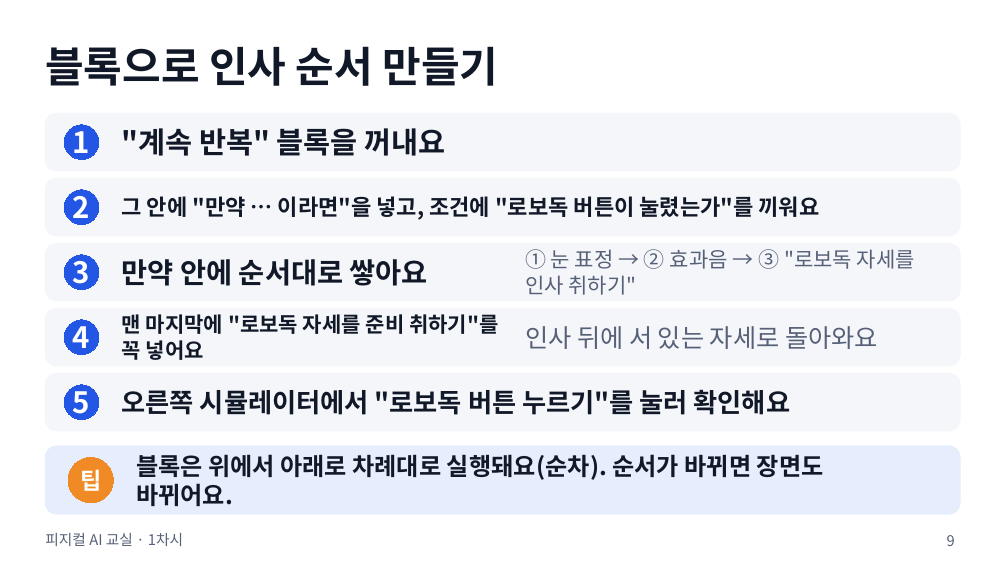
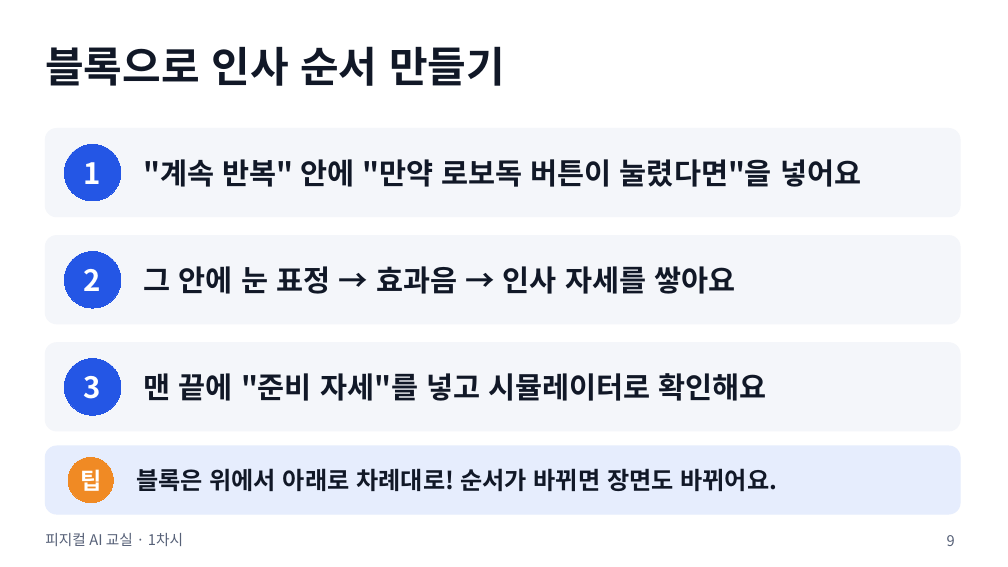
Before and after one commit to boundaryx01-uniquelife/microbit, a slide deck: slide 9 of materials/4차시_기본형/4차시_수업슬라이드.pptx. Drawn at 1008x567 pixels with LibreOffice and Linux fonts; fonts in the diff are those of the drawing. Boxes give left, top, right and bottom in pixels: in the first picture for what was removed or moved away, otherwise in the second. Text is boxed around its words. In the diff, an @@ line names an element or a change of style, - is before the commit and + after.

```diff
--- a/materials/4차시_기본형/4차시_수업슬라이드.pptx
+++ b/materials/4차시_기본형/4차시_수업슬라이드.pptx
@@ proportions changed in 3 elements at (45, 236, 960, 324), (45, 343, 960, 431), (45, 129, 960, 217) @@
@@ rounded rectangle: place and size @@
-rounded rectangle at (45, 113, 960, 171)
+rounded rectangle at (45, 129, 960, 217)
@@ ellipse "1": place and size @@
-ellipse "1" at (64, 125, 99, 160)
+ellipse "1" at (64, 144, 121, 201)
@@ text removed at (122, 128, 445, 156) @@
-"계속 반복" 블록을 꺼내요
@@ rounded rectangle removed at (45, 178, 960, 236) @@
@@ text at (144, 159, 861, 187): text changed; size 21 to 28 pt @@
-그 안에 "만약 … 이라면"을 넣고, 조건에 "로보독 버튼이 눌렸는가"를 끼워요
+"계속 반복" 안에 "만약 로보독 버튼이 눌렸다면"을 넣어요
@@ rounded rectangle: place and size @@
-rounded rectangle at (45, 243, 960, 301)
+rounded rectangle at (45, 236, 960, 324)
@@ ellipse "2": place and size @@
-ellipse "2" at (64, 190, 99, 225)
+ellipse "2" at (64, 252, 121, 309)
@@ text removed at (122, 259, 428, 286) @@
-만약 안에 순서대로 쌓아요
@@ text at (144, 266, 735, 294): text changed; size 20 to 28 pt; text colour #566077 to #111827; bold on @@
-① 눈 표정 → ② 효과음 → ③ "로보독 자세를 인사 취하기"
+그 안에 눈 표정 → 효과음 → 인사 자세를 쌓아요
@@ rounded rectangle removed at (45, 309, 960, 366) @@
@@ ellipse removed at (64, 320, 99, 355) @@
-4
@@ text removed at (122, 312, 499, 360) @@
-맨 마지막에 "로보독 자세를 준비 취하기"를 꼭 넣어요
@@ text removed at (525, 326, 878, 349) @@
-인사 뒤에 서 있는 자세로 돌아와요
@@ rounded rectangle: place and size @@
-rounded rectangle at (45, 374, 960, 431)
+rounded rectangle at (45, 343, 960, 431)
@@ ellipse "3": place and size @@
-ellipse "3" at (64, 255, 99, 290)
+ellipse "3" at (64, 358, 121, 415)
@@ ellipse removed at (64, 385, 99, 420) @@
-5
@@ text at (144, 373, 767, 401): text changed; size 25 to 28 pt @@
-오른쪽 시뮬레이터에서 "로보독 버튼 누르기"를 눌러 확인해요
+맨 끝에 "준비 자세"를 넣고 시뮬레이터로 확인해요
@@ text at (136, 468, 777, 491): text changed @@
-블록은 위에서 아래로 차례대로 실행돼요(순차). 순서가 바뀌면 장면도 바뀌어요.
+블록은 위에서 아래로 차례대로! 순서가 바뀌면 장면도 바뀌어요.
```
Also in this commit, not shown: 13 other slides changed, 2 slides added, 23 other files.
